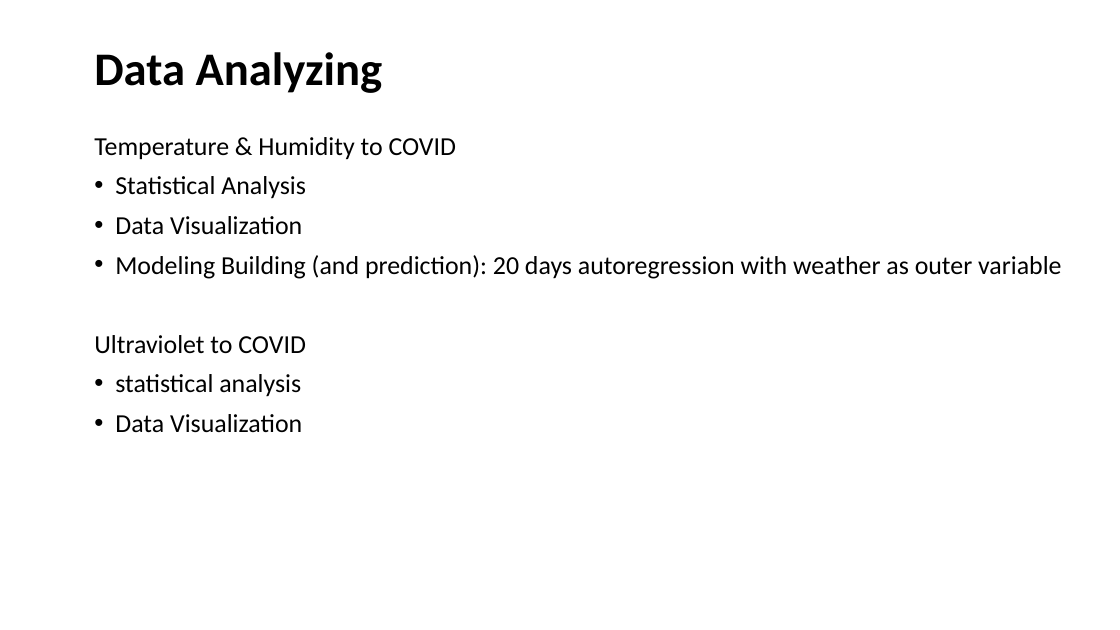
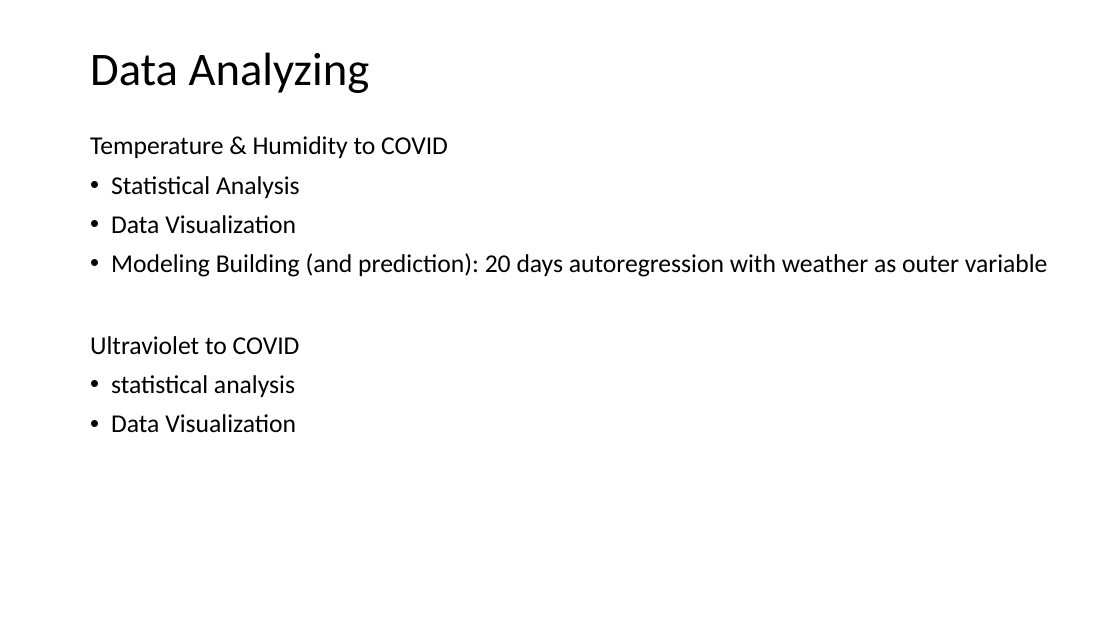
Before and after one commit to ShuyangLu/QBS181final, a slide deck: slide 8 of qbs 181 group.pptx. Drawn at 1120x630 pixels with LibreOffice and Linux fonts; fonts in the diff are those of the drawing. Boxes give left, top, right and bottom in pixels: in the first picture for what was removed or moved away, otherwise in the second. Text is boxed around its words. In the diff, an @@ line names an element or a change of style, - is before the commit and + after.

Commit message:
Updated slides with model part

```diff
--- a/qbs 181 group.pptx
+++ b/qbs 181 group.pptx
@@ title "Data Analyzing" at <box>90,52,370,93</box>: bold off @@
@@ text "Temperature & Humidity to COVID" at <box>90,136,1048,433</box>: size 22.2 to 22 pt @@
```
Also in this commit, not shown: 9 other slides changed, 5 slides added.
